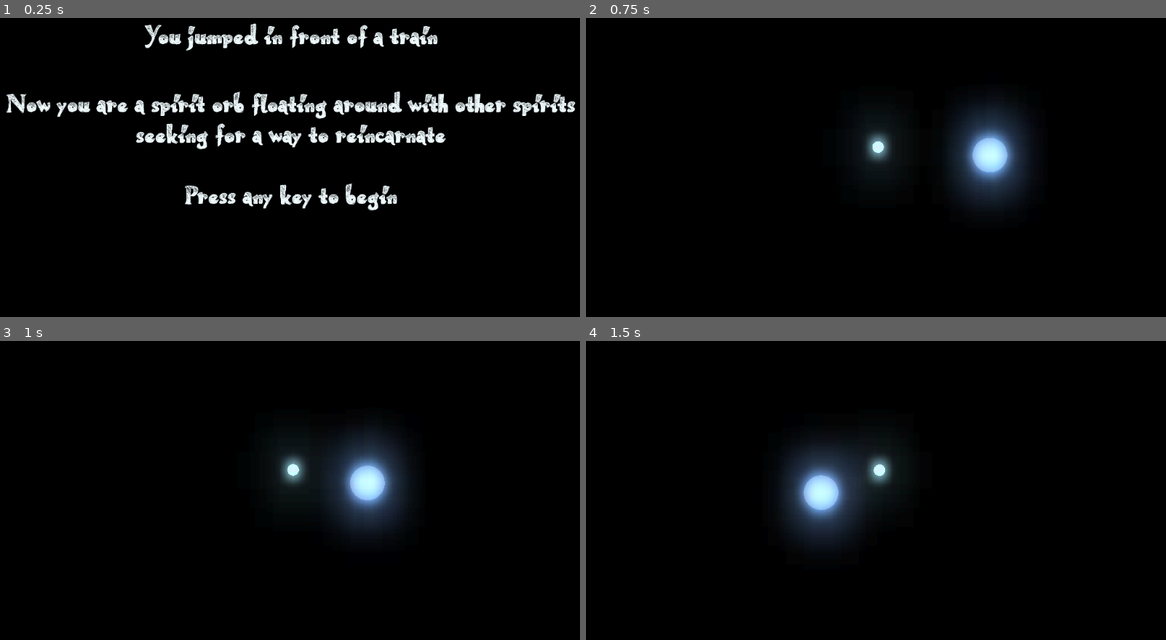
Above: before the commit, frames 1-4 (two rows, left to right).
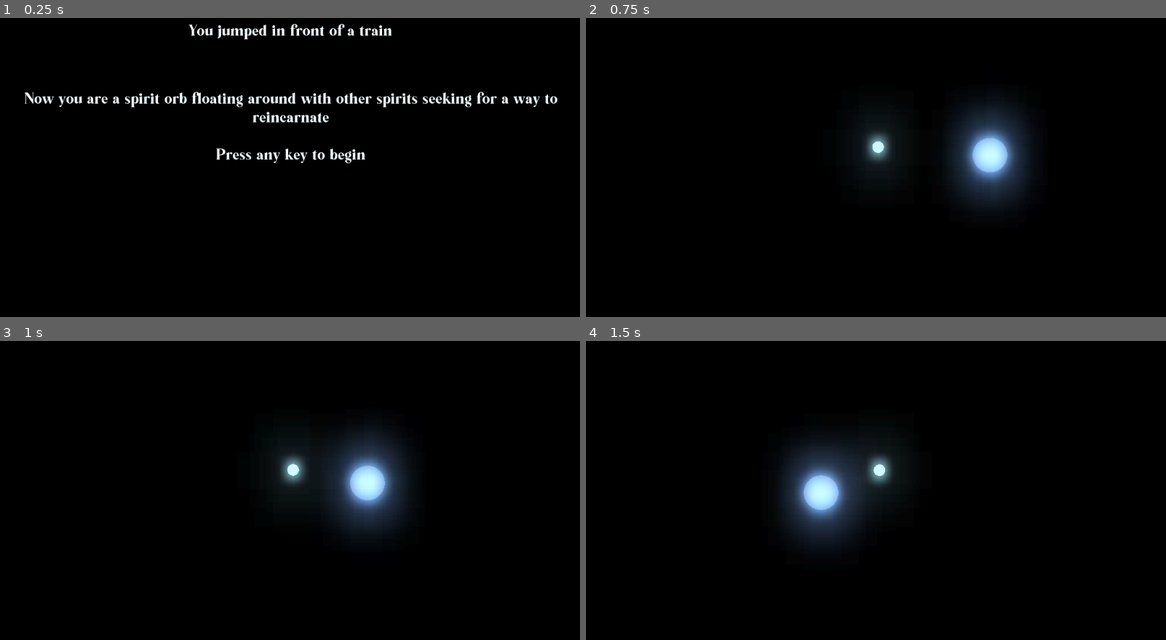
Above: after the commit, the same moments.

Repository: matheusfillipe/Unborn
Game: Godot game, scene res://scenes/Intro.tscn
Two runs of this game, one before a commit and one after it. Both use one fixed random seed, a clock stepped at 60 frames per second and the inputs below.
Inputs (mouse positions are in pixels of both pictures, inside the frame that each line leads up to):
- Up to frame 1 (0.25 s): no input
- Up to frame 2 (0.75 s): tap Enter at 0.5 s; move the mouse to (1003, 131) at 0.52 s; press the mouse at (1003, 131) at 0.53 s; hold Right (ui_right) from 0.53 s (still down)
- Up to frame 3 (1 s): keep holding Right (ui_right)
- Up to frame 4 (1.5 s): move the mouse to (760, 487) at 1.27 s; release Right (ui_right) at 1.28 s; release the mouse at (760, 487) at 1.28 s; hold Down (ui_down) from 1.28 s (still down); click (760, 487) at 1.35 s

The runs differ from the first frame. In frame 1, 9.3% of the frame differs, in the area x 1-100%, y 1-65%; in frame 2, nothing differs; in frame 3, nothing differs; in frame 4, nothing differs.

Commit message:
cool font

Diff:
--- a/resources/Intro.tres
+++ b/resources/Intro.tres
@@ -1,6 +1,11 @@
-[gd_resource type="Theme" load_steps=3 format=2]
+[gd_resource type="Theme" load_steps=5 format=2]
 
 [ext_resource path="res://assets/resources/HeavenlyWings.ttf" type="DynamicFontData" id=1]
+[ext_resource path="res://resources/Backslash-RpJol.otf" type="DynamicFontData" id=2]
+
+[sub_resource type="DynamicFont" id=2]
+size = 27
+font_data = ExtResource( 2 )
 
 [sub_resource type="DynamicFont" id=1]
 size = 90
@@ -9,3 +14,4 @@
 [resource]
 default_font = SubResource( 1 )
 Label/colors/font_color = Color( 0.945098, 0.988235, 1, 1 )
+Label/fonts/font = SubResource( 2 )
Binary file added: resources/Backslash-RpJol.otf
